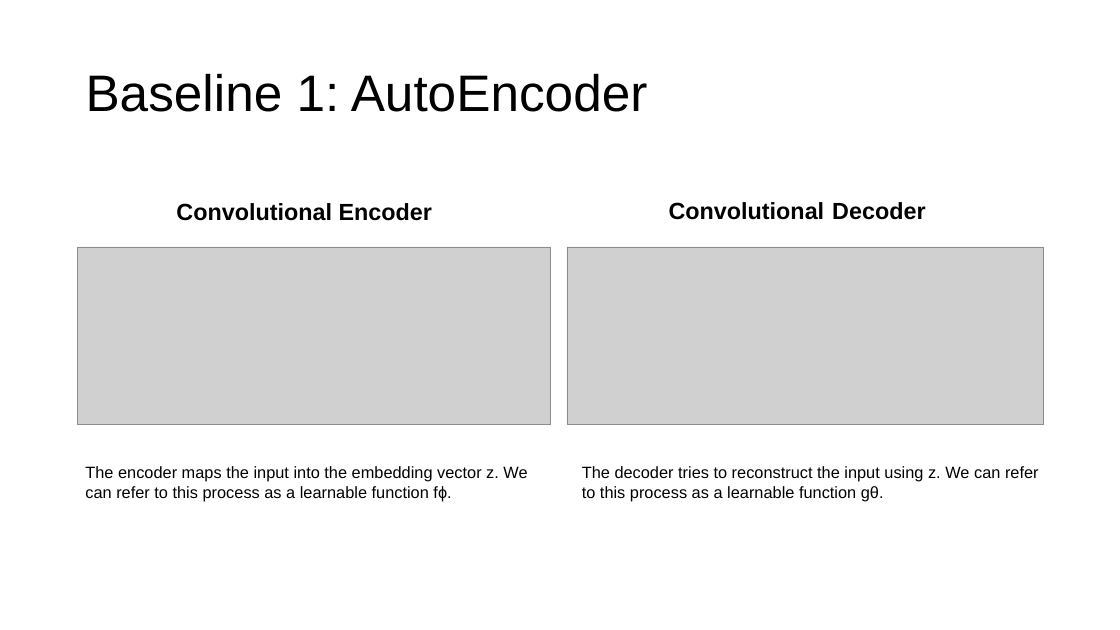
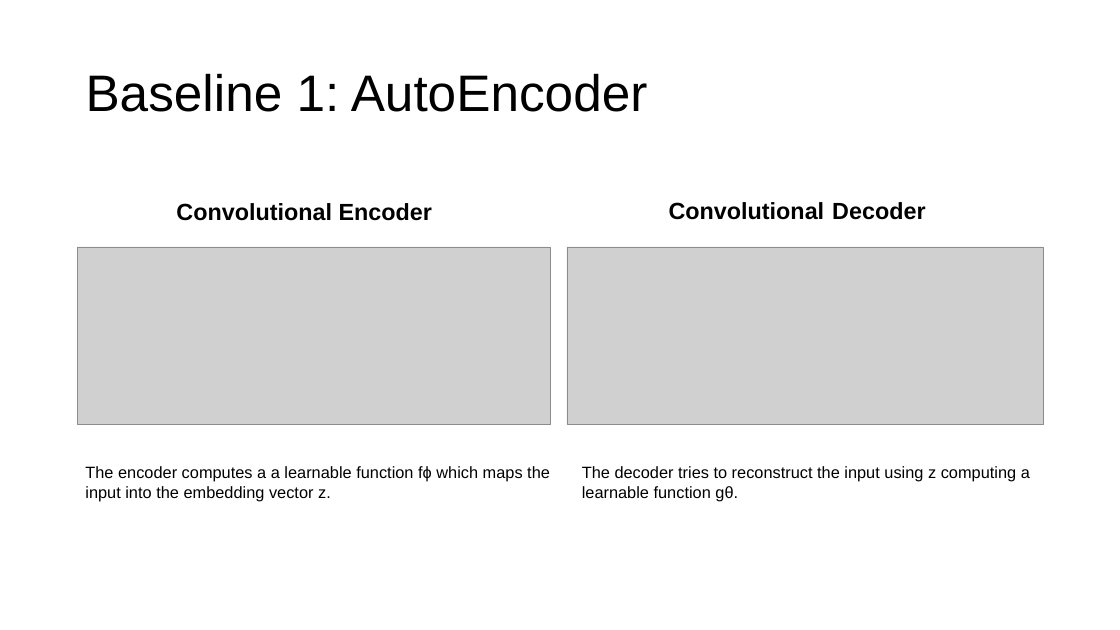
Before and after one commit to alessiapontiggia/DL-project, a slide deck: slide 4 of presentation.pptx. Drawn at 1120x630 pixels with LibreOffice and Linux fonts; fonts in the diff are those of the drawing; grey boxes stand for pictures. Boxes give left, top, right and bottom in pixels: in the first picture for what was removed or moved away, otherwise in the second. Text is boxed around its words. In the diff, an @@ line names an element or a change of style, - is before the commit and + after.

```diff
--- a/presentation.pptx
+++ b/presentation.pptx
@@ text at [85,466,550,501]: text changed @@
-The encoder maps the input into the embedding vector z. We can refer to this process as a learnable function fϕ.
+The encoder computes a a learnable function fϕ which maps the input into the embedding vector z.
@@ text at [582,466,1030,501]: text changed @@
-The decoder tries to reconstruct the input using z. We can refer to this process as a learnable function gθ.
+The decoder tries to reconstruct the input using z computing a learnable function gθ.
```
Also in this commit, not shown: 12 other slides changed.
